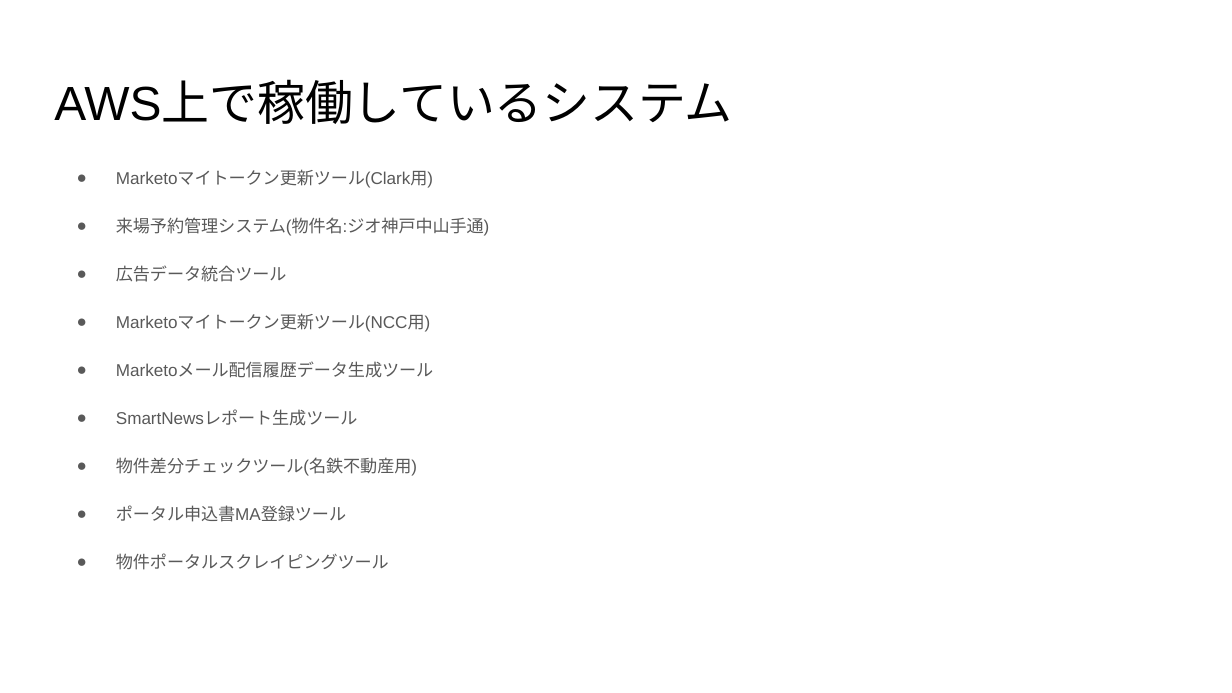
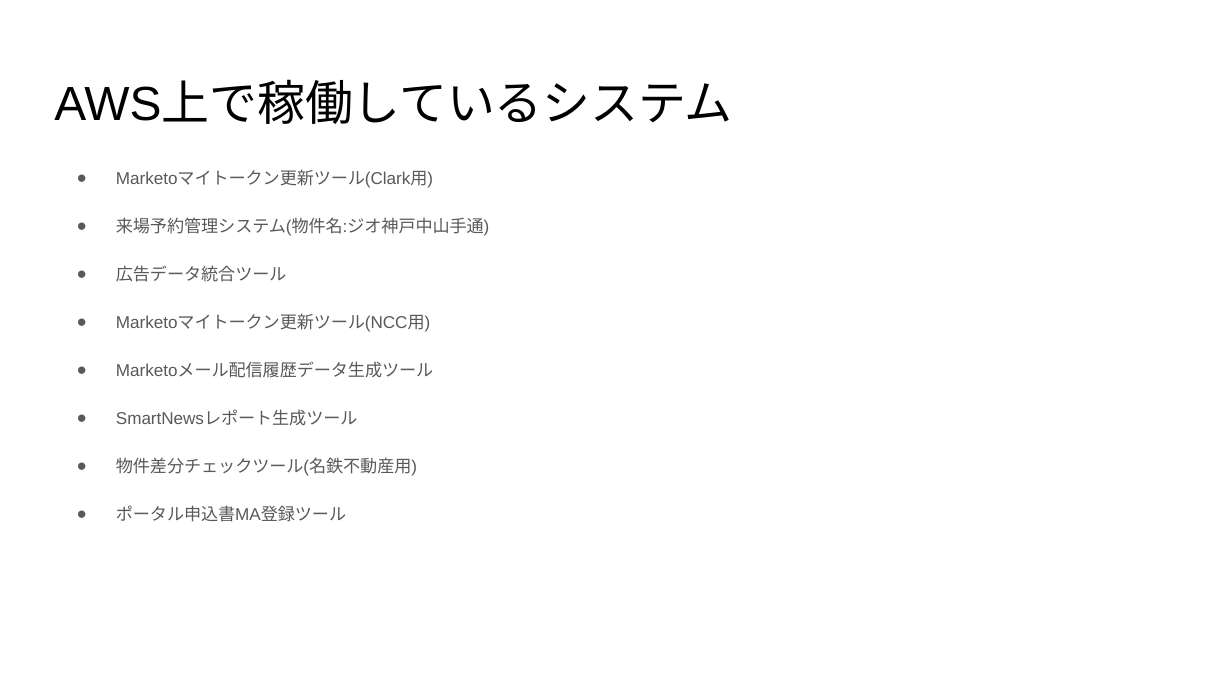
Before and after one commit to prime-x-co-ltd/px-overview, a slide deck: slide 3 of docs/aws/aws-自社開発システム構成図.pptx. Drawn at 1232x693 pixels with LibreOffice and Linux fonts; fonts in the diff are those of the drawing. Boxes give left, top, right and bottom in pixels: in the first picture for what was removed or moved away, otherwise in the second. Text is boxed around its words. In the diff, an @@ line names an element or a change of style, - is before the commit and + after.

```diff
--- a/docs/aws/aws-自社開発システム構成図.pptx
+++ b/docs/aws/aws-自社開発システム構成図.pptx
@@ text at <box>116,553,389,570</box>: paragraph removed @@
-● 物件ポータルスクレイピングツール
```
Also in this commit, not shown: 12 other slides changed, 2 slides removed, 2 other files.
